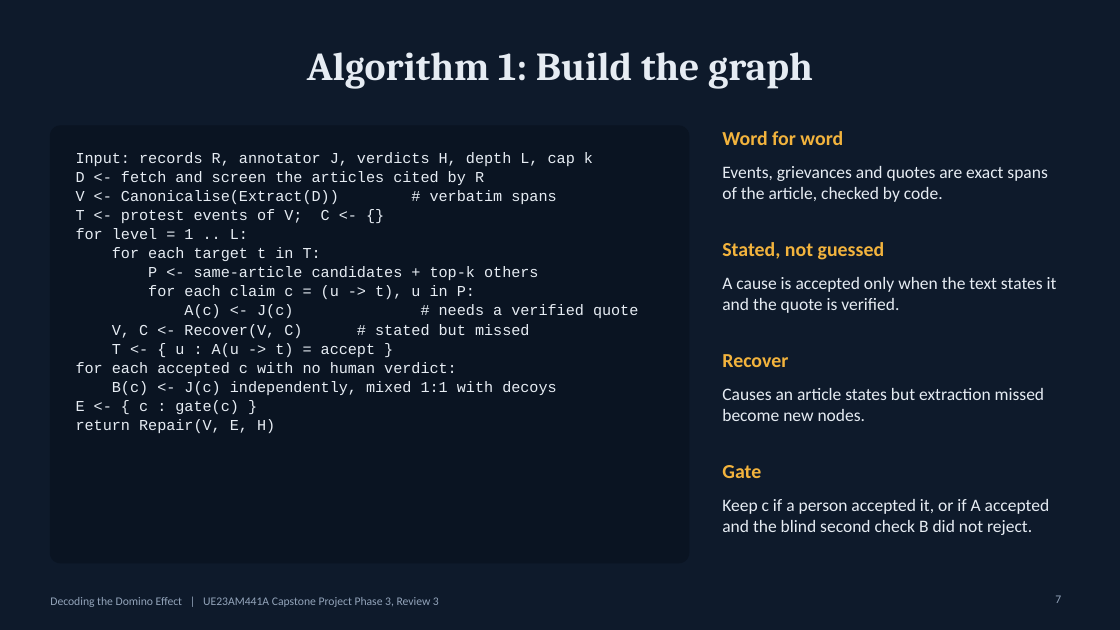
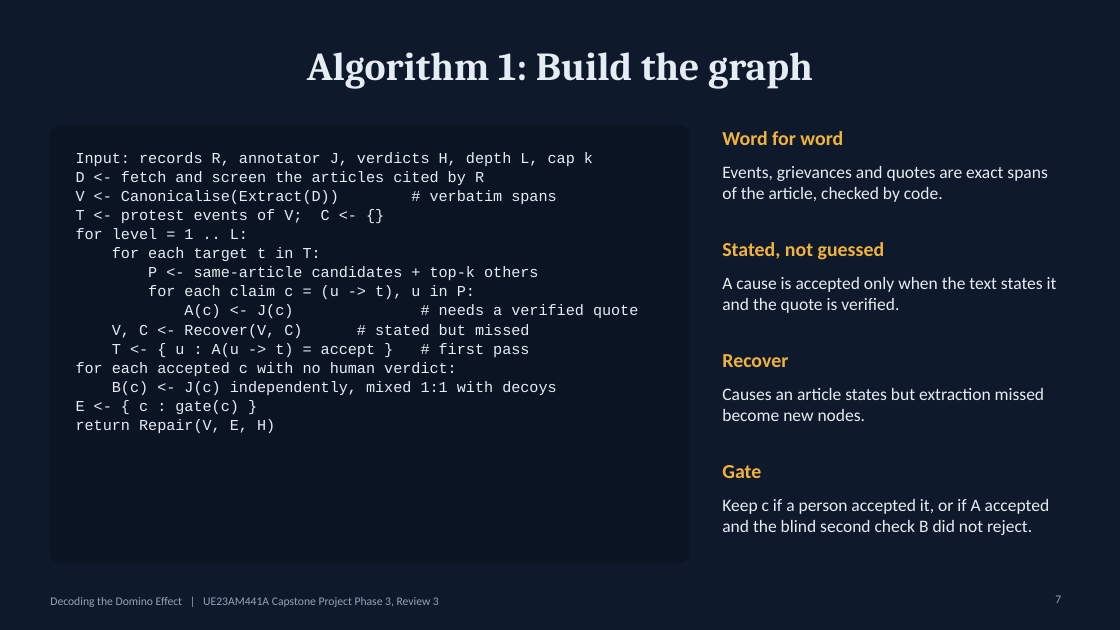
Before and after one commit to AdityaMohanShenoy/gdelt-knowledge-graph, a slide deck: slide 7 of docs/presentations/Decoding-the-Domino-Effect_Review3.pptx. Drawn at 1120x630 pixels with LibreOffice and Linux fonts; fonts in the diff are those of the drawing. Boxes give left, top, right and bottom in pixels: in the first picture for what was removed or moved away, otherwise in the second. Text is boxed around its words. In the diff, an @@ line names an element or a change of style, - is before the commit and + after.

```diff
--- a/docs/presentations/Decoding-the-Domino-Effect_Review3.pptx
+++ b/docs/presentations/Decoding-the-Domino-Effect_Review3.pptx
@@ text at box(112, 343, 529, 357): text changed @@
-T <- { u : A(u -> t) = accept }
+T <- { u : A(u -> t) = accept } # first pass
```
Also in this commit, not shown: 1 other slide changed, 7 other files.
